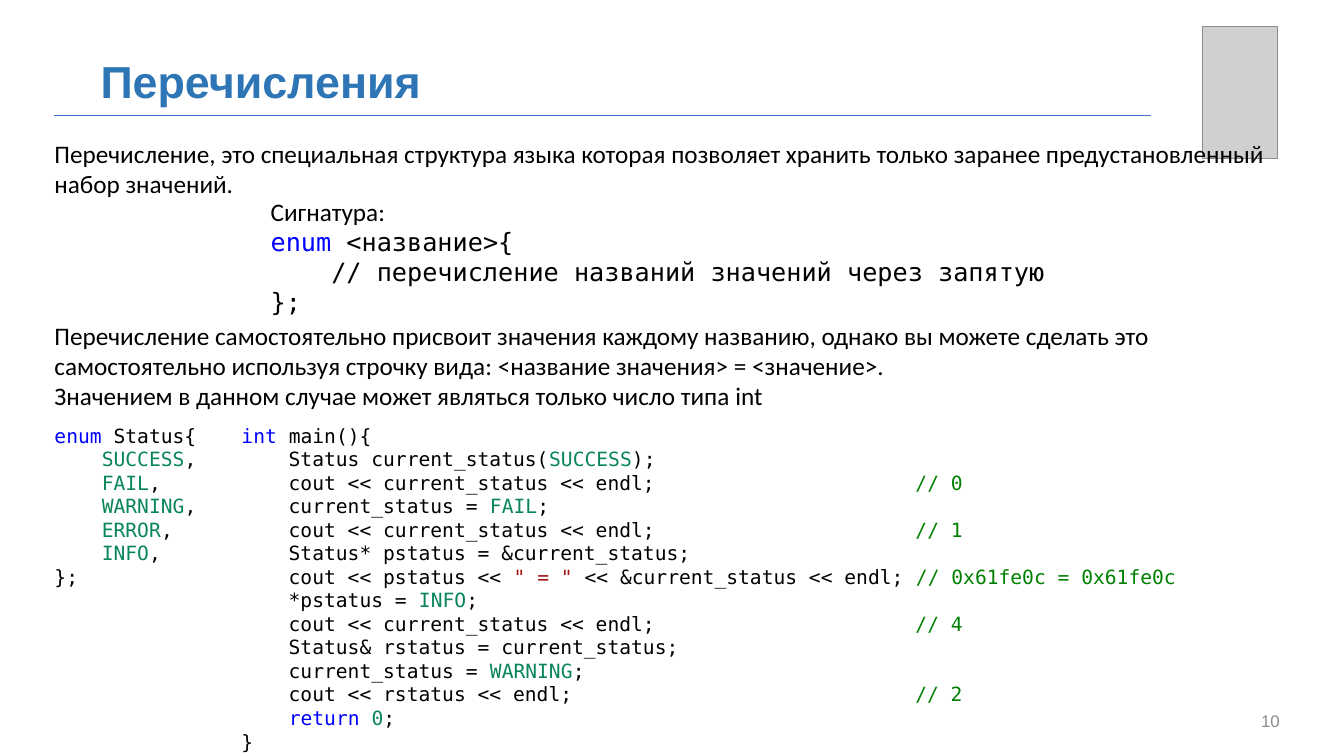
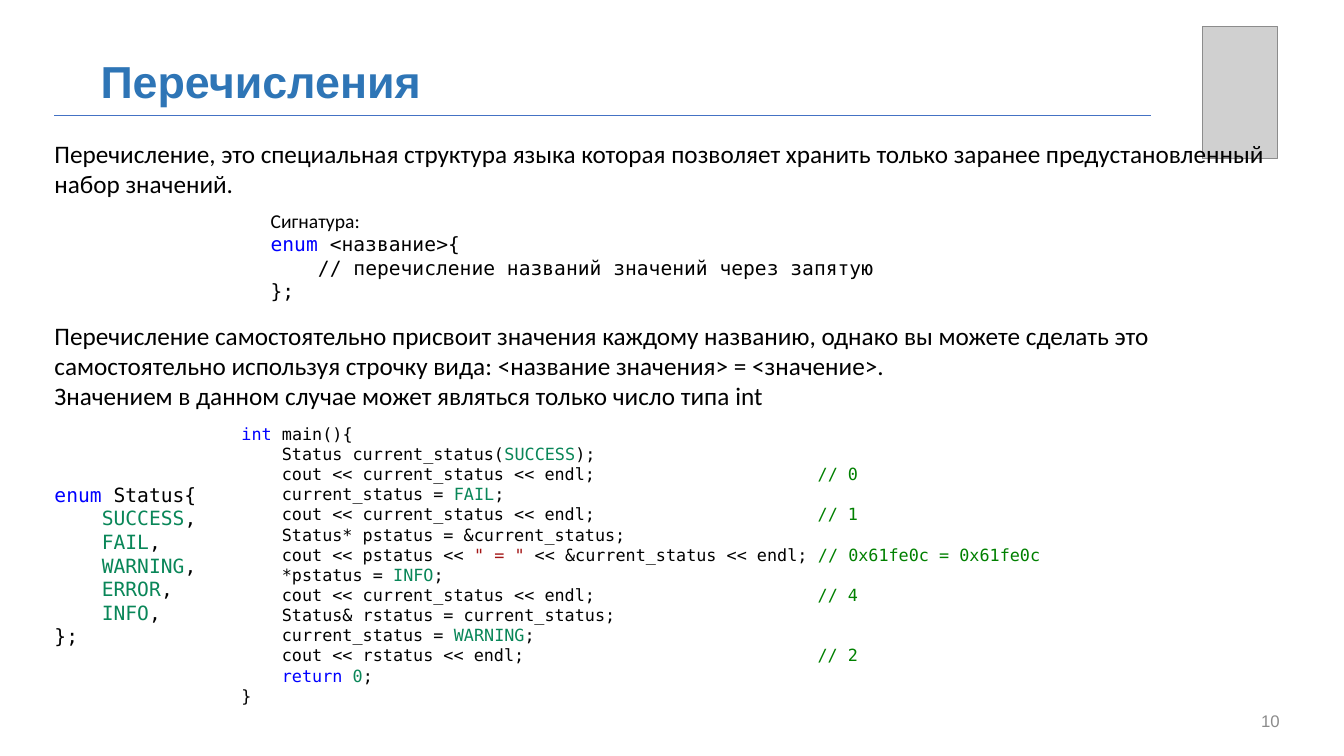
Before and after one commit to MUCTR-IKT-CPP/cpp_course, a slide deck: slide 10 of Лекции/2025/3/Пользовательские типы, структры, объединения.pptx. Drawn at 1344x756 pixels with LibreOffice and Linux fonts; fonts in the diff are those of the drawing; grey boxes stand for pictures; background and template pictures are left out. Boxes give left, top, right and bottom in pixels: in the first picture for what was removed or moved away, otherwise in the second. Text is boxed around its words. In the diff, an @@ line names an element or a change of style, - is before the commit and + after.

```diff
--- a/Лекции/2025/3/Пользовательские типы, структры, объединения.pptx
+++ b/Лекции/2025/3/Пользовательские типы, структры, объединения.pptx
@@ text "Сигнатура:" moved from (x1=271, y1=204, x2=1044, y2=287) to (x1=271, y1=215, x2=873, y2=279) @@
@@ text "Сигнатура:" at (x1=271, y1=215, x2=873, y2=279): size 18 to 14 pt @@
@@ text "int main(){" at (x1=241, y1=427, x2=1040, y2=685): size 14 to 12 pt @@
@@ text "enum Status{" moved from (x1=54, y1=428, x2=197, y2=563) to (x1=54, y1=487, x2=197, y2=623) @@
```
Also in this commit, not shown: 7 other slides changed, 6 slides added, 1 slide removed, 1 other file.
